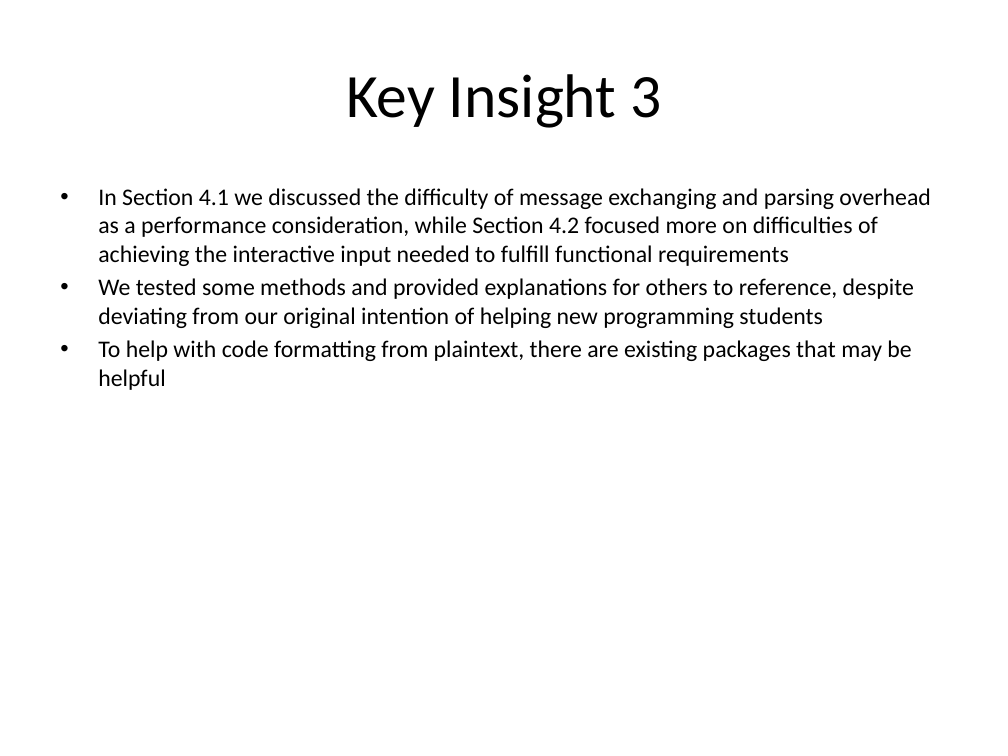
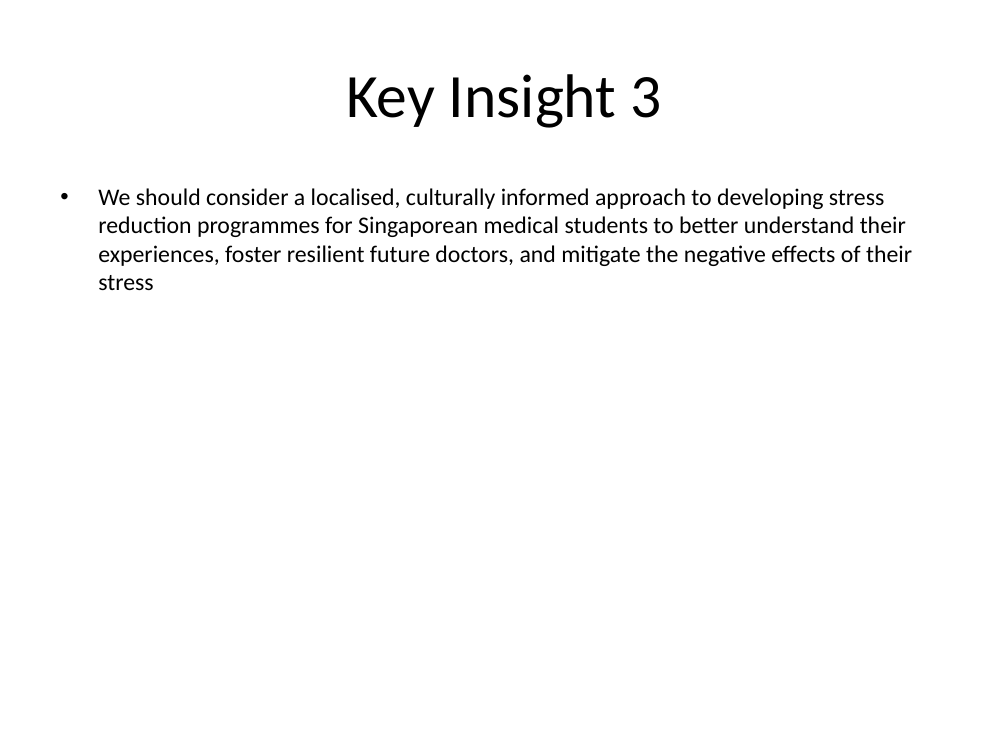
Before and after one commit to RowenTey/lazy-docs, a slide deck: slide 4 of web-app/public/research.ppt. Drawn at 1008x756 pixels with LibreOffice and Linux fonts; fonts in the diff are those of the drawing. Boxes give left, top, right and bottom in pixels: in the first picture for what was removed or moved away, otherwise in the second. Text is boxed around its words. In the diff, an @@ line names an element or a change of style, - is before the commit and + after.

```diff
--- a/web-app/public/research.ppt
+++ b/web-app/public/research.ppt
@@ text at (98, 188, 912, 290): text changed @@
-• In Section 4.1 we discussed the difficulty of message exchanging and parsing overhead as a performance consideration, while Section 4.2 focused more on difficulties of achieving the interactive input needed to fulfill functional requirements
-• We tested some methods and provided explanations for others to reference, despite deviating from our original intention of helping new programming students
-• To help with code formatting from plaintext, there are existing packages that may be helpful
+• We should consider a localised, culturally informed approach to developing stress reduction programmes for Singaporean medical students to better understand their experiences, foster resilient future doctors, and mitigate the negative effects of their stress
```
Also in this commit, not shown: 5 slides added, 5 slides removed, 15 other files.
